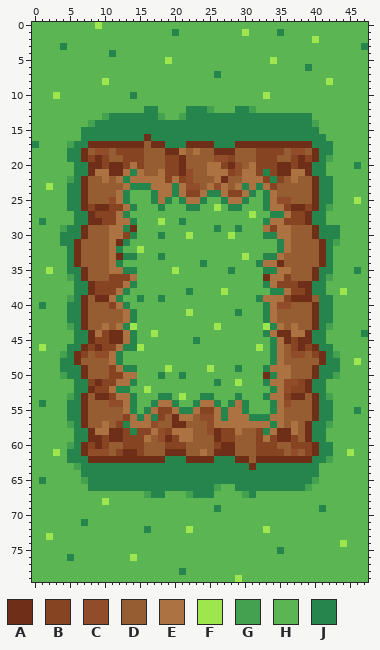
Two versions of one sprite sheet, Keep The Change/Assets/Art/Sprites/Tiles Sprites/tilescliff2.png. The first picture shows the starting point.
The file is 48x80 pixels.
Palette (. is transparent): A #6e2e18  B #874423  C #914d2a  D #965d32  E #ad7242  F #9de64e  G #44a14f  H #5ab552  J #26854c
Pixels before (only the part around the change), first column x 4:
10 HHHHHHHHHHJHHHHHHHHHHHHHHHHHHFHHHHHHHHHHH
11 HHHHHHHHHHHHHHHHHHHHHHHHHHHHHHHHHHHHHHHHH
12 HHHHHHHHHHHHJJHHHHJJJGHHHJJGHHHHHHHHHHHHH
13 HHHHHHGJJJJJJJGHHGJJJJJJJJJJJJJJJJJJHHHHH
14 HHHHGJJJJJJJJJJJJJJJJJJJJJJJJJJJJJJJGHHHH
15 HHHJJJJJJJJJJJJJJJJJJJJJJJJJJJJJJJJJJHHHH
16 HHHJJJJJJJJJAJJJJJJJJJJJJJJJJJJJJJJJJJHHH
17 HGJJAAAAAAAADAAJJJAAAAJJJAAAAAAAAAAAJJJHH
18 HJJADCCDBBBBDDDAAEDEDDAAADDDBBBBDCCDAJJHH
19 HJJABABDDBBBDDDBBADDDDCCBDDDBBBDDBABAJGHH
20 HHJJAABAABEBDDDBBADDDEEBACDEBBBAABAAJJHHH
21 HHJJAEEAAEJEDDEBBACDDEEEBCEEBJBAAEEAJJHHH
22 HGJADDEDEJEEEEEBEBCDDDEADDEEEBJBDEDDAJJHH
23 HJJADDDDDEJJJEEEJECCDECEDEJEJEBDDDDDAJJHH
24 HJJADDDDEJHHHJEEJEBBEJJEBBEJHJEDDDDDAJJHH
25 HJJADDDCEJHHHJEJHJEEJHHJEEJHHJECCDDDAJJHH
26 HJJABAABBEJHHHJHHHJJHHFHJJHHHJEEBAABAJGHH
27 HHJJABBBEJHHHHHHHHHHHHHHHHHFHHJJEBBAJJHHH
28 HHJJAABBEEJHHHFHHJHHHHHHHHHHHJEEBBBAJJHHH
29 GJJADDDEEJAHHHHHHHHHHHJHHJHHHEBEEDDDAJJJH
30 JJJADDDEEBJHHHJHHHFHHHHHFHHHHJJEEDDDAJJJH
31 JJADDDDEAJHHHHHHHHHHHHHHHHHHHHHJEDDDDAJGH
32 HJADDDDEJHHFHHHHHHHHHHHHHHHHHHHJEDDDDAJHH
33 HJADDDDEAJJHHHJHHHHHHHHHHHFHHJJEDDDDDAJHH
34 HJADDDDEJHHHHHHHHHHHJHHHHHHHJEEADDDDDAJHH
35 HJJADDDEEJJHHHHHFHHHHHHHJHHHHJJEEDDDAJJHH
36 HGJADDDBBBEHHHHHHHHHHHHHHHHHHAEEBDDDAJGHH
37 HHJJABBBBEJHHHHHHHHHHHHHHHHHHJEBBBAAJJHHH
38 HHJJABBBEJHHHHHHHHJHHHHFHHHHHHJJEBBAJJHHF
39 HGJADAAEJHHJHHJHHHHHHHHHHHHHJEEEBAAADJJHH
40 HJJADDDBEJHHHHHHHHHHHHHHHHHHHJECCDDDAJJHH
41 HJJADDDDDEJHHHHHHHFHHHHHHJHHHJEDDDDDAJJHH
42 HJJADDDDDEJHHHHHHHHHHHHHHHHHHJEDDDDDAJJHH
43 HGJADDEDEJFHHHHHHHHHHHFHHHHHHFJEDEDDAJGHH
44 HHJJAEBAAEJHHFHHHHHHHHHHHHHHHJEAAEEAJJHHH
45 HHJJABBAAEJHHHHHHHHJHHHHHHHHHHJEABAAJJHHH
46 HJJABABBEJJFHHHHHHHHHHHHHHHHFHJEDBABAJJHH
47 GJABDCCEJHHHHHHHHHHHHHHHHHHHHHJEDCCDBAJGH
48 JJADDDDEJHHHHHHHHHHHHHHHHHHHHHJEDDDDDAJJH
49 JJJADDDBEJJHHHHFHHHHHFHHHJHHHJEEEDDDAJJJH
50 GJJADDDBBEEHHHJHHJHHHHHHHHHHHAJEEDDDAJJGH
51 HHJJBABBEEJHHHHHHHHHHHJHHFHHHJEECCBAJJHHH
52 HHJJABBEJJHHFHHHHHHHHHHHHHHHHHJECBBAJJHHH
53 HGJADAABEEJHHHJJHFHHJJHHHJHHHJEEBAADAJGHH
54 HJJADDDCCEJHHJEEJHHJEEJHJEJHHHJECDDDAJJHH
55 HJJADDDDDEJHJEBBEJJEBBEJEEJHHHJEDDDDAJJHH
56 HJJADDDDDBEJEJBDAEEDCCEJEEEJJJEEDDDDAJJHH
57 HGJADDEDBJEEECDDAADDDCEEEEEEEEJEDEDAJJGHH
58 HHJJAEEAABJBBECBEEEDDCABBEDDBJEAAEDAJJHHH
59 HHJJAABAABBBEDCABEEDDDABBDDDBEBAABDAJJHHH
60 HGJABABDDBBBDDDBBBDDDDBAADDDBBBDDBBBAJJHH
61 HJJACCCDBAABDDDAAADDEDAAADDDBBBBDCDBAJJHH
62 HJJJAAAAAAAAAAAJJJAAAAJJJAADAAAAAAAAJJGHH
63 HHGJJJJJJJJJJJJJJJJJJJJJJJJAJJJJJJJJJHHHH
64 HHHJJJJJJJJJJJJJJJJJJJJJJJJJJJJJJJJJJHHHH
65 HHHGJJJJJJJJJJJJJJJJJJJJJJJJJJJJJJJJGHHHH
66 HHHHJJJJJJJJJJJJJJJJJJGHHJJJJJJJJJJGHHHHH
67 HHHHHHHHHHHHGJJHHHGJJJHHHHGJHHHHHHHHHHHHH
68 HHHHHHFHHHHHHHHHHHHHHHHHHHHHHHHHHHHHHHHHH
69 HHHHHHHHHHHHHHHHHHHHHHJHHHHHHHHHHHHHHJHHH
70 HHHHHHHHHHHHHHHHHHHHHHHHHHHHHHHHHHHHHHHHH
Now the later version:
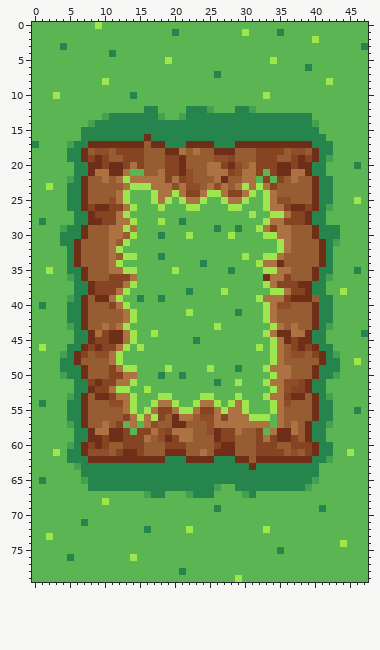
From old to new:
Colour B replaces colour J in row 56 at x 27.
Colour C replaces colour J in row 23 at x 20.
Colour D replaces colour A in row 31 at x 12; in row 33 at x 12.
Colour D replaces colour B in row 30 at x 13.
Colour E replaces colour A in row 29 at x 14.
Colour F replaces colour H in row 29 at x 32.
Colour F replaces colour J in row 22 at x 13; in row 23 at x 14 to 16, 30 and 32; in row 24 at x 13, 17, 20, 25 to 26, 31 and 33; in row 25 at x 13, 17, 19, 21, 24, 27, 30 and 33; in row 26 at x 14, 18, 22 to 23, 28 to 29 and 33; in row 27 at x 13 and 34 to 35.
Colour F replaces colour J in row 28 at x 14 and 33; in row 29 at x 13; in row 30 at x 14 and 33 to 34; in row 31 at x 13 and 35; in row 32 at x 12 and 35; in row 33 at x 13 to 14 and 33 to 34.
Colour F replaces colour J in row 34 at x 12 and 32; in row 35 at x 13 to 14 and 33 to 34; in row 37 at x 14 and 33; in row 38 at x 13 and 34 to 35; in row 39 at x 12 and 32; in row 40 at x 13 and 33.
Colour F replaces colour J in rows 41 to 42 at x 14 and 33; in row 43 at x 13 and 34; in row 44 at x 14 and 33; in row 45 at x 14 and 34; in row 46 at x 13 and 34; in rows 47 to 48 at x 12 and 34.
Colour F replaces colour J in row 49 at x 13 to 14 and 33; in row 50 at x 34; in row 51 at x 14 and 33; in row 52 at x 12 to 13 and 34; in row 53 at x 14, 18 to 19, 24 to 25, 29 and 33; in row 54 at x 14, 17, 20, 23, 26, 28, 30 and 34.
Colour F replaces colour J in row 55 at x 14, 16, 21 to 22, 27, 30 and 34; in row 56 at x 15, 17 and 31 to 33.
Colour H replaces colour A in row 50 at x 33.
Colour H replaces colour E in row 21 at x 15; in row 22 at x 32; in row 56 at x 34; in row 57 at x 15.
Colour H replaces colour F in row 26 at x 26; in row 32 at x 15; in row 43 at x 14 and 33; in row 53 at x 21.
Colour H replaces colour J in row 21 at x 14 and 33; in row 22 at x 34; in row 46 at x 14; in row 57 at x 13 and 34; in row 58 at x 14 and 33.
